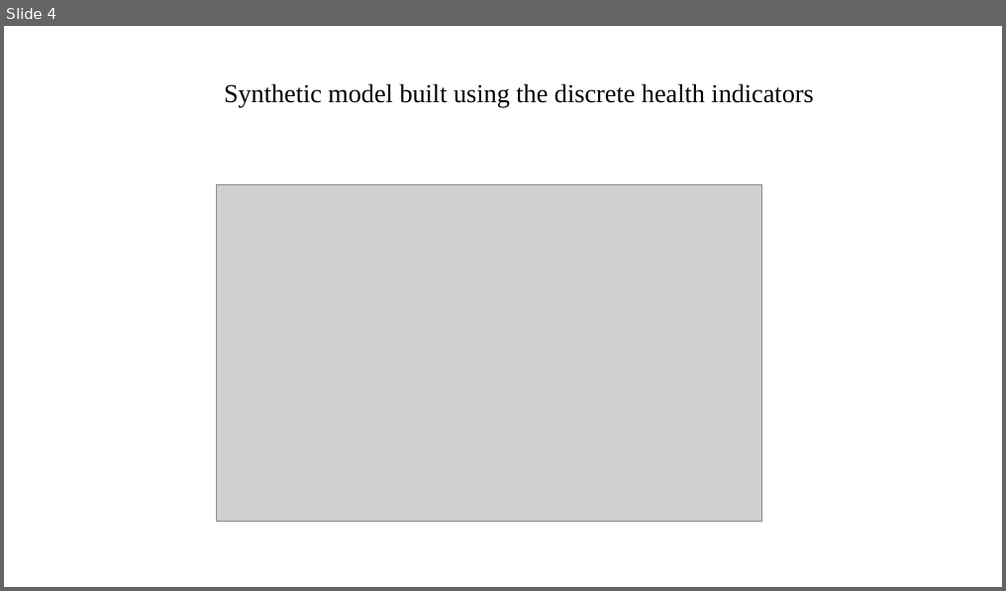
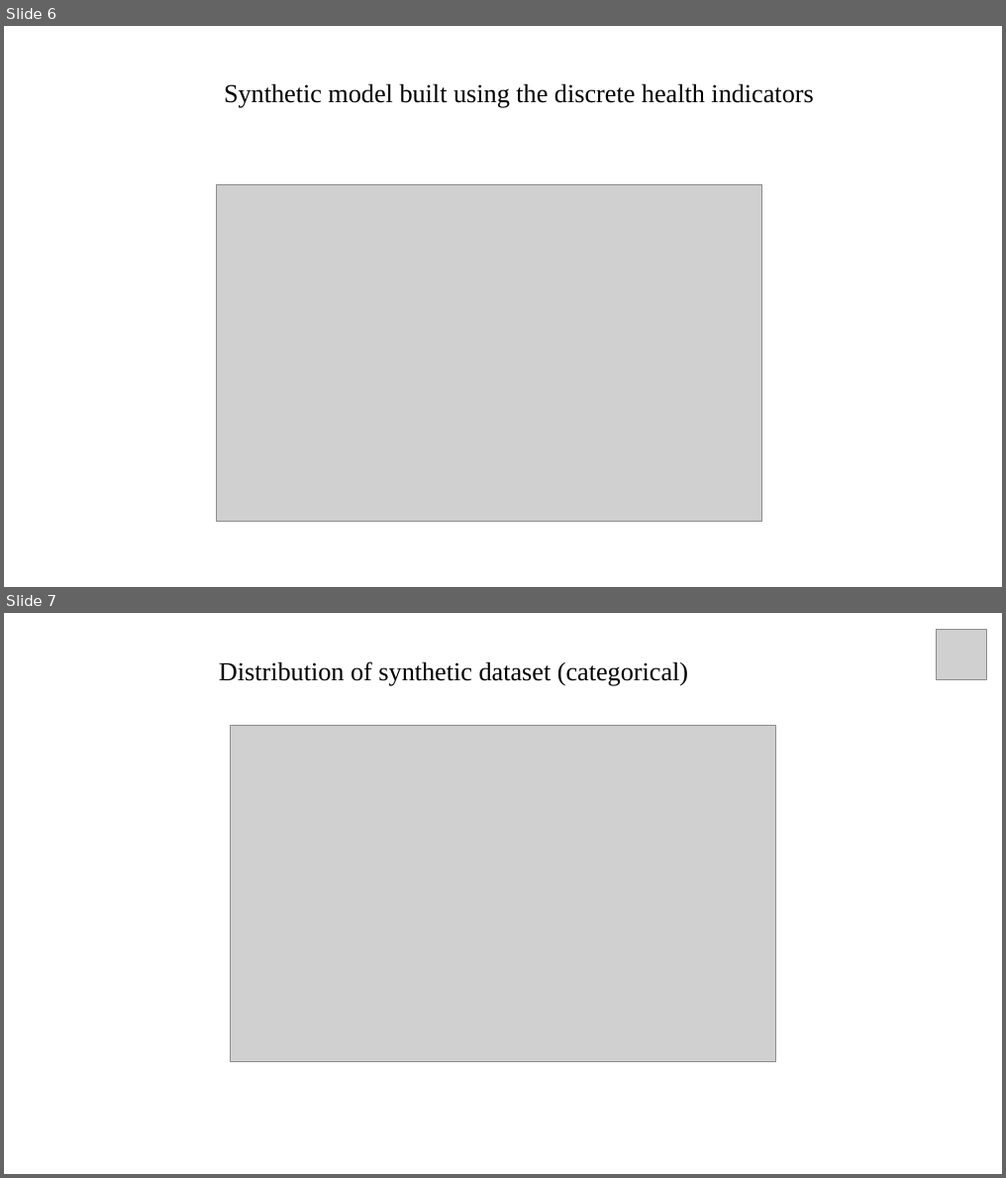
Before and after one commit to monika76five/Data-Confidentiality, a slide deck: Ray/Relationship between BMI and health indicators.pptx. Shown one above the other, each under a label of ours: slide 4 before the commit, slides 6 and 7 after it. The pictures are 1006x591 and 1006x1178 pixels, drawn with LibreOffice and Linux fonts; fonts in the diff are those of the drawing; grey boxes stand for pictures. Boxes give left, top, right and bottom in pixels: in the first picture for what was removed or moved away, otherwise in the second. Text is boxed around its words. In the diff, an @@ line names an element or a change of style, - is before the commit and + after.

```diff
--- a/Ray/Relationship between BMI and health indicators.pptx
+++ b/Ray/Relationship between BMI and health indicators.pptx
@@ slide 7 added at (x1=4, y1=613, x2=1002, y2=1174), background #FFFFFF @@
@@ picture added at (x1=936, y1=630, x2=986, y2=679) @@
@@ text added at (x1=219, y1=662, x2=688, y2=686), 25 pt, text #000000 @@
+Distribution of synthetic dataset (categorical)
@@ picture added at (x1=230, y1=725, x2=776, y2=1062) @@
@@ what was slide 4 is now slide 6 @@
```
Also in this commit, not shown: 3 other slides added.
